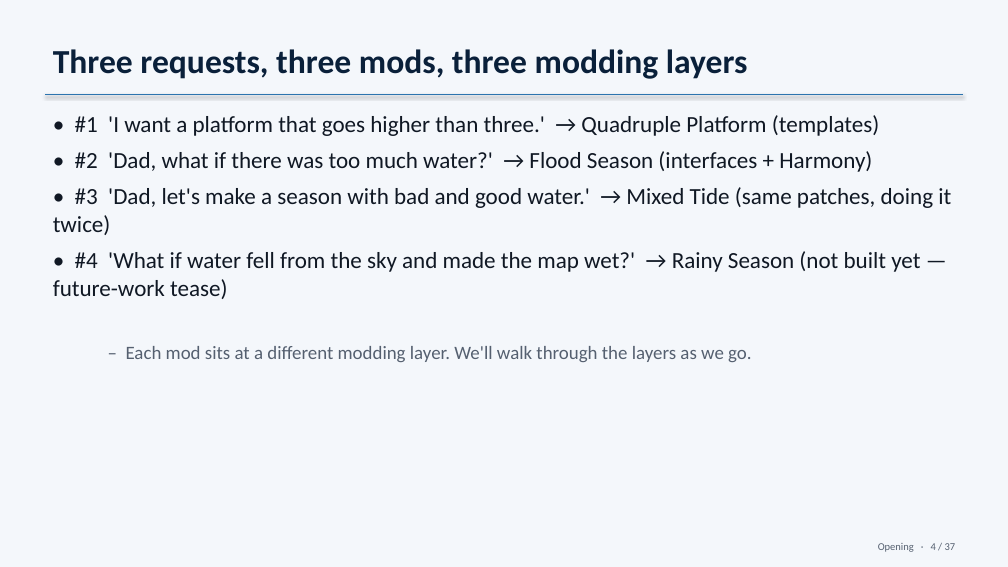
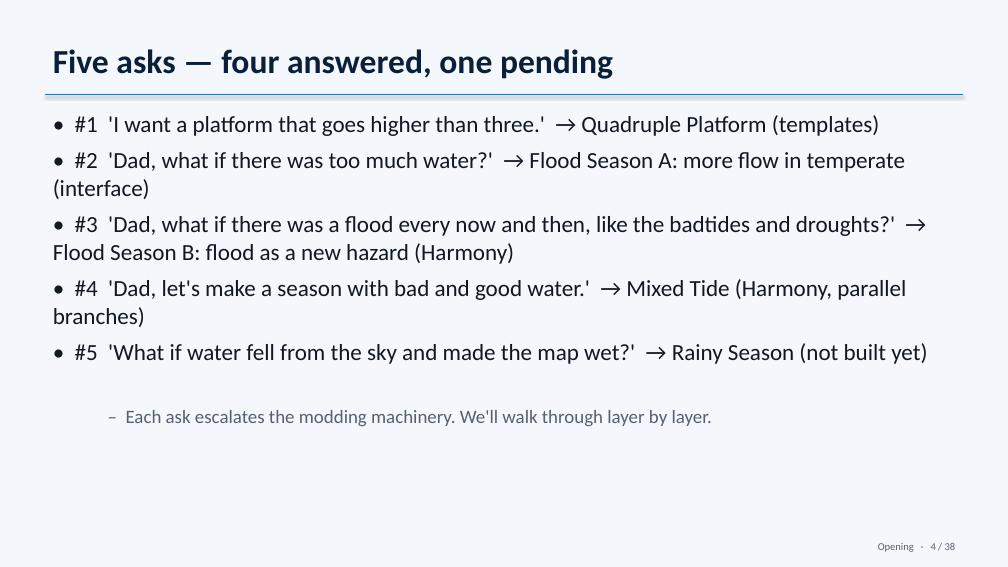
Before and after one commit to Spycho/timberborn-flood-mod, a slide deck: slide 4 of talk/timberborn-talk.pptx. Drawn at 1008x567 pixels with LibreOffice and Linux fonts; fonts in the diff are those of the drawing. Boxes give left, top, right and bottom in pixels: in the first picture for what was removed or moved away, otherwise in the second. Text is boxed around its words. In the diff, an @@ line names an element or a change of style, - is before the commit and + after.

```diff
--- a/talk/timberborn-talk.pptx
+++ b/talk/timberborn-talk.pptx
@@ text at (x1=53, y1=49, x2=613, y2=79): text changed @@
-Three requests, three mods, three modding layers
+Five asks — four answered, one pending
@@ text at (x1=53, y1=152, x2=927, y2=426): text changed @@
-• #2 'Dad, what if there was too much water?' → Flood Season (interfaces + Harmony)
-• #3 'Dad, let's make a season with bad and good water.' → Mixed Tide (same patches, doing it twice)
-• #4 'What if water fell from the sky and made the map wet?' → Rainy Season (not built yet — future-work tease)
-  – Each mod sits at a different modding layer. We'll walk through the layers as we go.
+• #2 'Dad, what if there was too much water?' → Flood Season A: more flow in temperate (interface)
+• #3 'Dad, what if there was a flood every now and then, like the badtides and droughts?' → Flood Season B: flood as a new hazard (Harmony)
+• #4 'Dad, let's make a season with bad and good water.' → Mixed Tide (Harmony, parallel branches)
+• #5 'What if water fell from the sky and made the map wet?' → Rainy Season (not built yet)
+  – Each ask escalates the modding machinery. We'll walk through layer by layer.
@@ text at (x1=878, y1=543, x2=956, y2=552): text changed @@
-Opening · 4 / 37
+Opening · 4 / 38
```
Also in this commit, not shown: 32 other slides changed, 3 slides added, 2 slides removed, 2 other files.
